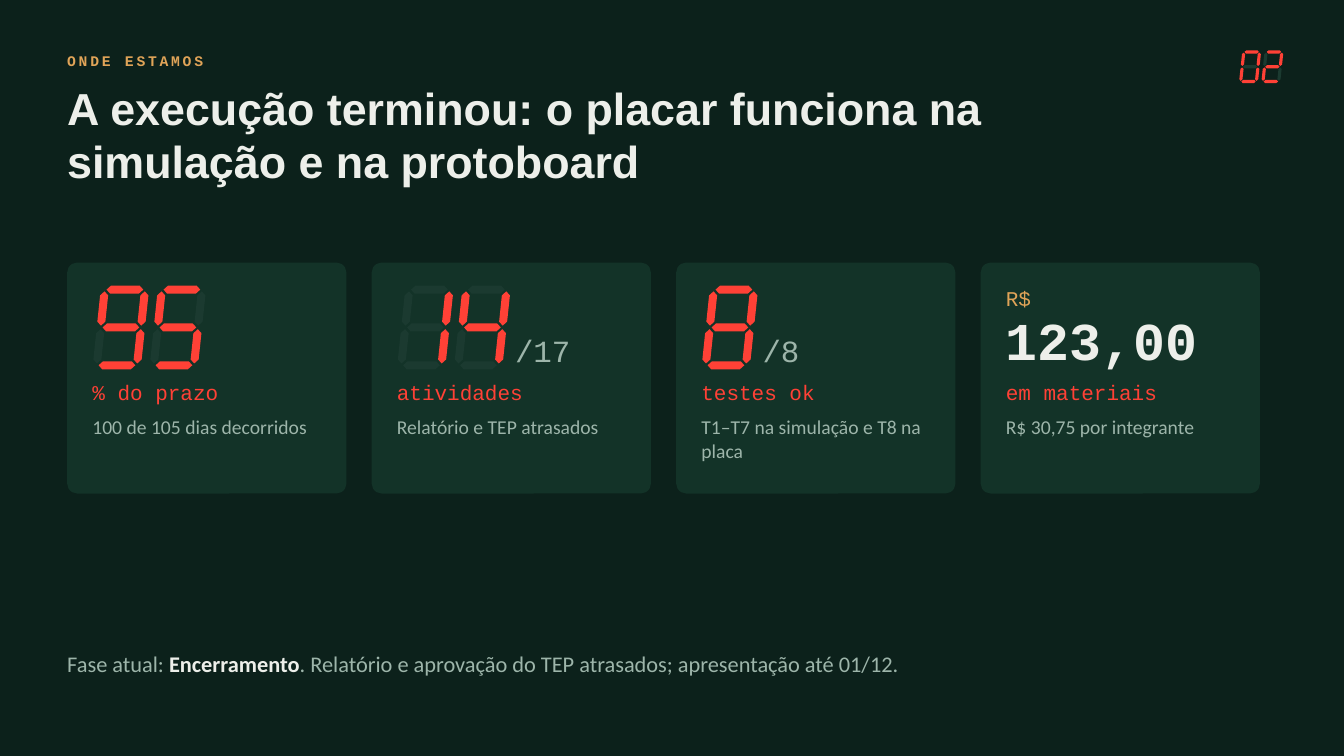
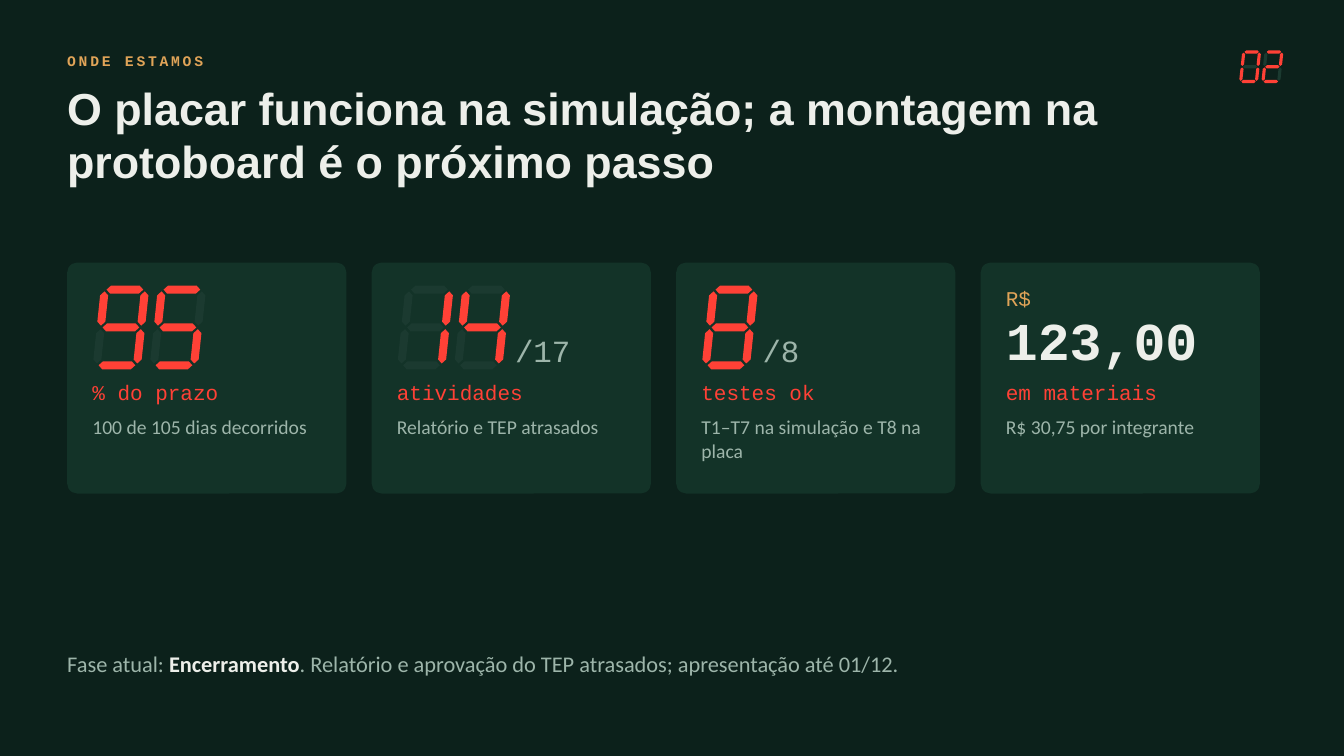
Before and after one commit to andreluisaguiar/PlacarDigital, a slide deck: slide 2 of apresentacao/export/Placar_Eletronico_Status_26-11-2026.pptx. Drawn at 1344x756 pixels with LibreOffice and Linux fonts; fonts in the diff are those of the drawing. Boxes give left, top, right and bottom in pixels: in the first picture for what was removed or moved away, otherwise in the second. Text is boxed around its words. In the diff, an @@ line names an element or a change of style, - is before the commit and + after.

Commit message:
Atualiza mensagem da apresentação para refletir progresso: "O placar funciona na simulação; a montagem na protoboard é o próximo passo"

```diff
--- a/apresentacao/export/Placar_Eletronico_Status_26-11-2026.pptx
+++ b/apresentacao/export/Placar_Eletronico_Status_26-11-2026.pptx
@@ text at box(67, 92, 1097, 187): text changed @@
-A execução terminou: o placar funciona na simulação e na protoboard
+O placar funciona na simulação; a montagem na protoboard é o próximo passo
```
Also in this commit, not shown: 3 other files.
